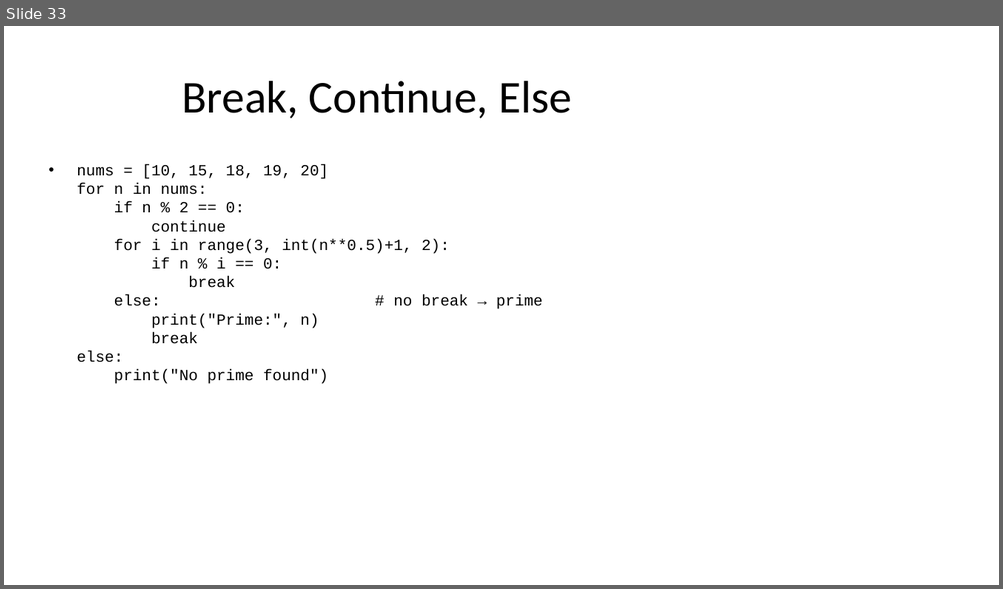
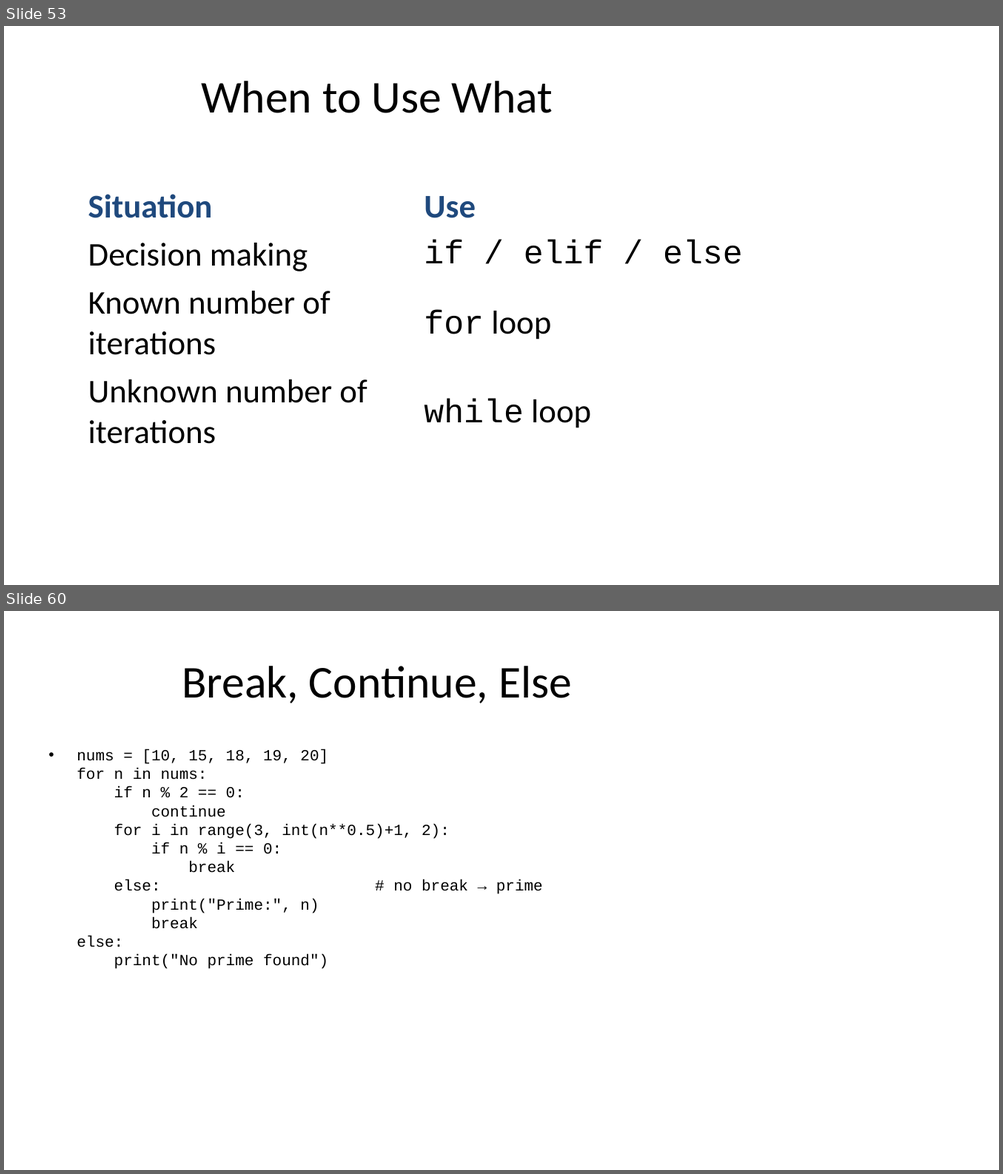
Before and after one commit to seanwhs/3-Day-Python-Crash-Course, a slide deck: Python_Crash_Course_2025.pptx. Shown one above the other, each under a label of ours: slide 33 before the commit, slides 53 and 60 after it; the slides between them are not shown. The pictures are 1003x589 and 1003x1174 pixels, drawn with LibreOffice and Linux fonts; fonts in the diff are those of the drawing. Boxes give left, top, right and bottom in pixels: in the first picture for what was removed or moved away, otherwise in the second. Text is boxed around its words. In the diff, an @@ line names an element or a change of style, - is before the commit and + after.

```diff
--- a/Python_Crash_Course_2025.pptx
+++ b/Python_Crash_Course_2025.pptx
@@ slide 53 added at bbox=[4, 26, 999, 585], background #FFFFFF @@
@@ title added at bbox=[201, 81, 553, 113], 44 pt, text #000000 @@
+When to Use What
@@ table added at bbox=[81, 184, 752, 452], 4 rows, 2 columns @@
+Situation | Use
+Decision making | if / elif / else
+Known number of iterations | for loop
+Unknown number of iterations | while loop
@@ what was slide 33 is now slide 60 @@
```
Also in this commit, not shown: 1 slide changed, 27 other slides added, 1 slide removed.
